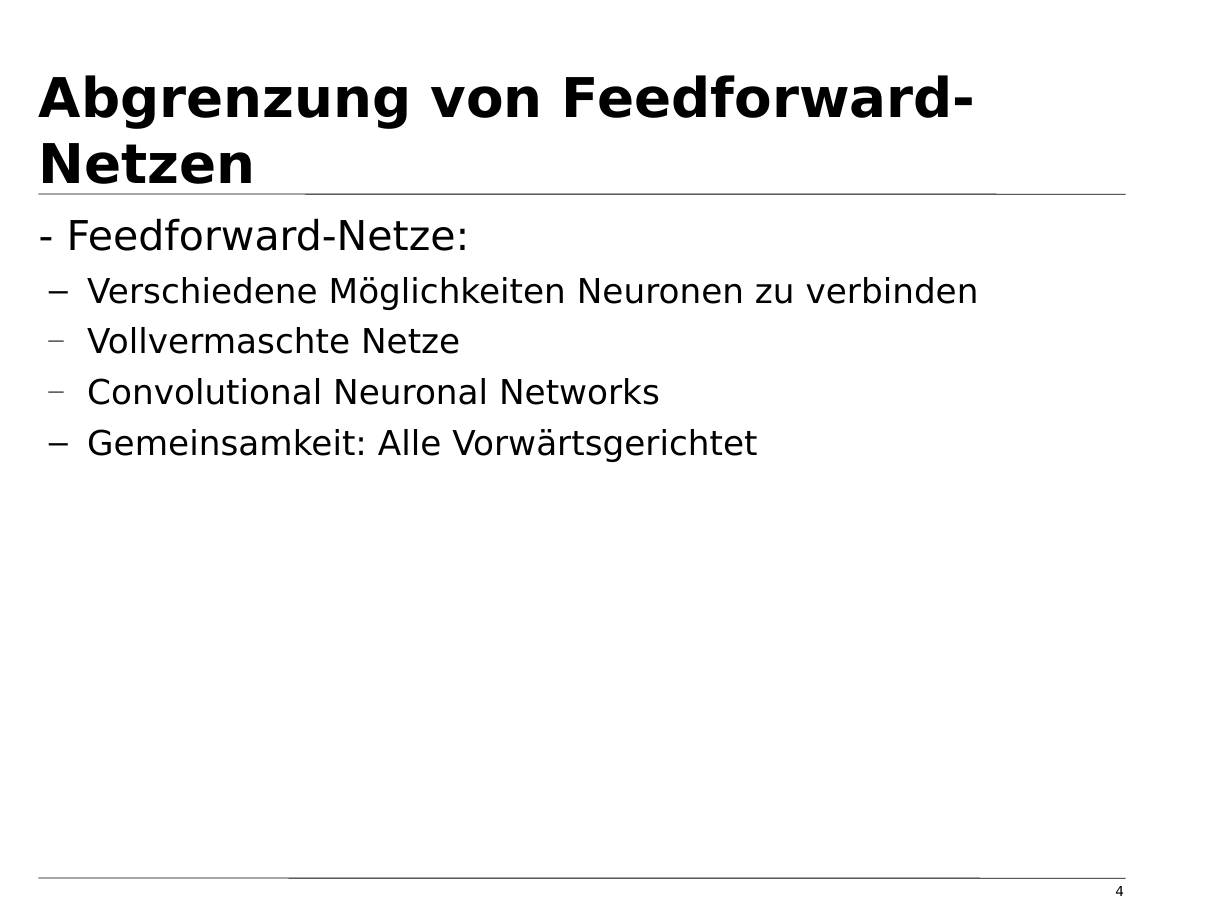
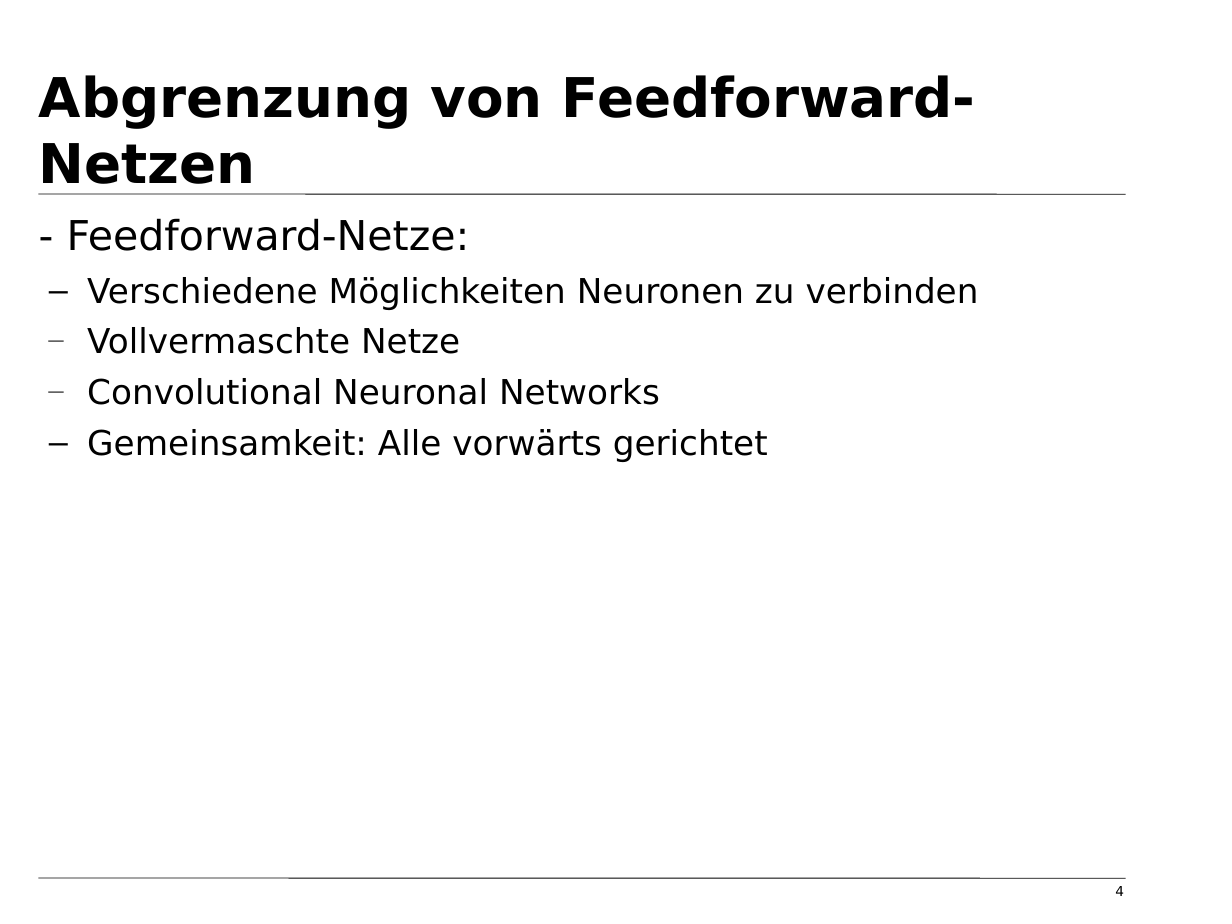
Before and after one commit to tfassbender/deep_learning_team_rnn, a slide deck: slide 4 of vorlesung/vorlesung_rnn_tobias.odp. Drawn at 1232x924 pixels with LibreOffice and Linux fonts; fonts in the diff are those of the drawing; background and template pictures are left out. Boxes give left, top, right and bottom in pixels: in the first picture for what was removed or moved away, otherwise in the second. Text is boxed around its words. In the diff, an @@ line names an element or a change of style, - is before the commit and + after.

```diff
--- a/vorlesung/vorlesung_rnn_tobias.odp
+++ b/vorlesung/vorlesung_rnn_tobias.odp
@@ text at bbox=[87, 429, 768, 462]: text changed @@
-  – Gemeinsamkeit: Alle Vorwärtsgerichtet
+  – Gemeinsamkeit: Alle vorwärts gerichtet
```
Also in this commit, not shown: 5 other slides changed, 9 slides added, 1 slide removed, 5 other files.
